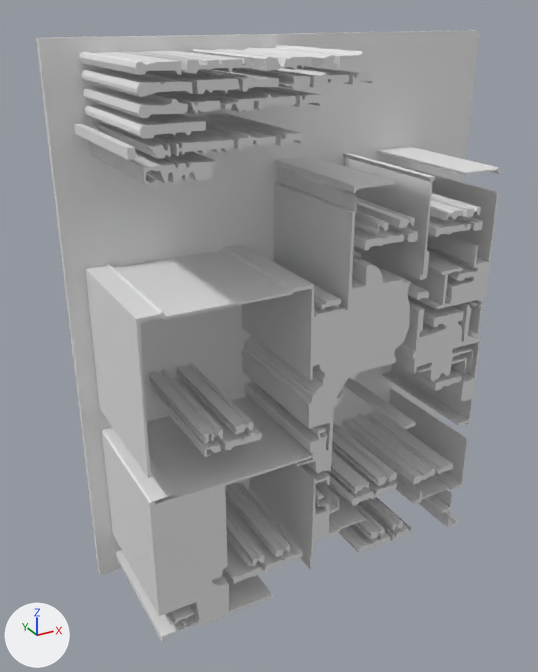
Two versions of the glTF model version one/out_3d/32_23.glb, one commit apart.
The view is the same before and after, from a 50 mm camera at (-3.23, -14.37, 12.37) aimed at (4.07, -1.11, 5.74). Lighting does not change. The marker at lower left points along +X, +Y and +Z. Where no turn or scale is listed for an object, it has been applied to the vertices.

Names of what the first picture shows: 'geometry_0'.
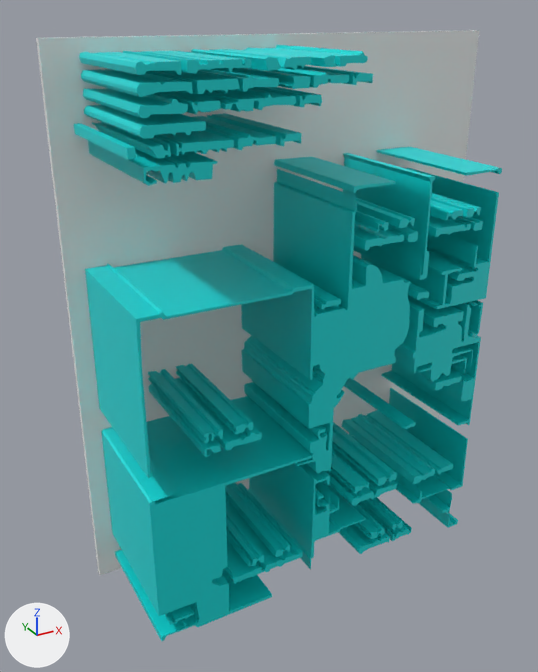
Edits to the bpy script that builds the scene:
```text
Add mat_defaultmaterial:
    mat_defaultmaterial = bpy.data.materials.new('DefaultMaterial')
    mat_defaultmaterial.use_nodes = True; mat_defaultmaterial.node_tree.nodes.clear()
    _N = mat_defaultmaterial.node_tree.nodes; _L = mat_defaultmaterial.node_tree.links
    n0 = _N.new('ShaderNodeOutputMaterial'); n0.name = 'Material Output'
    n1 = _N.new('ShaderNodeBsdfPrincipled'); n1.name = 'Principled BSDF'
    n2 = _N.new('ShaderNodeVertexColor'); n2.name = 'Color Attribute'
    _L.new(n1.outputs[0], n0.inputs[0])  # 'BSDF' to 'Surface'
    _L.new(n2.outputs[0], n1.inputs[0])  # 'Color' to 'Base Color'
Change me_geometry_0:
    used by ob_geometry_0; location = (0.0, 0.0, 0.0)
    remove me_geometry_0.from_pydata(...)  # 2252 vertices, 4244 faces; spans x 0.0..10.23, y -3.15..0.0, z 0.0..11.9
    add me_geometry_0.from_pydata(...)  # 2254 vertices, 4248 faces; spans x 0.0..10.23, y -3.15..0.0, z 0.0..11.9
    me_geometry_0 part 1: 4 vertices moved from x 4.98..6.14, y -3.15..-0.15, z 5.9..9.33 to x 5.0..6.17, y -3.15..-0.15, z 5.92..9.33; 14 vertices removed from x 3.05..6.19, y -3.15..-0.15, z 5.0..10.31; 16 vertices added at x 3.07..6.25, y -3.15..-0.15, z 5.01..10.28
    me_geometry_0 part 2: 2 vertices removed from x 2.6, y -3.15..-0.15, z 1.21; 2 vertices added at x 2.58, y -3.15..-0.15, z 1.21
    me_geometry_0 part 3: 2822 faces spanning x 0.0..10.23, y -3.15..0.0, z 0.0..11.9 switch from no material to mat_defaultmaterial
```

Location of each change, [x1, y1, x2, y2] in pixels of the pictures (538 x 672 px; the box of a moved part takes in the faces that stretch with it):
part 1 of me_geometry_0, moved or reshaped: before [247, 137, 409, 409]; after [247, 137, 410, 407]
part 2 of me_geometry_0, moved or reshaped (not visible afterwards): before [252, 569, 264, 577]
part 3 of me_geometry_0, recoloured (grey to cyan): [38, 34, 500, 641] in both
